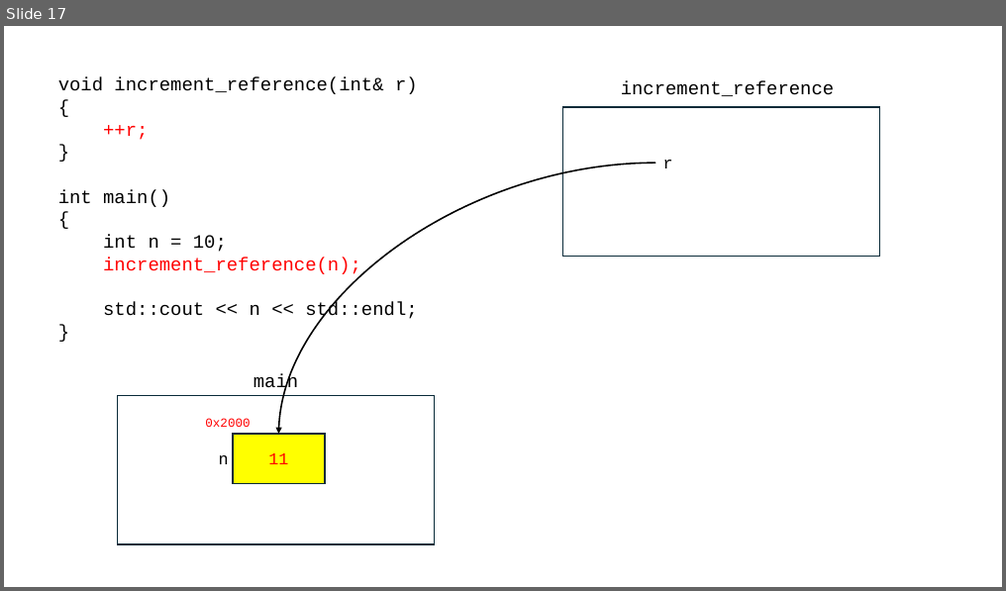
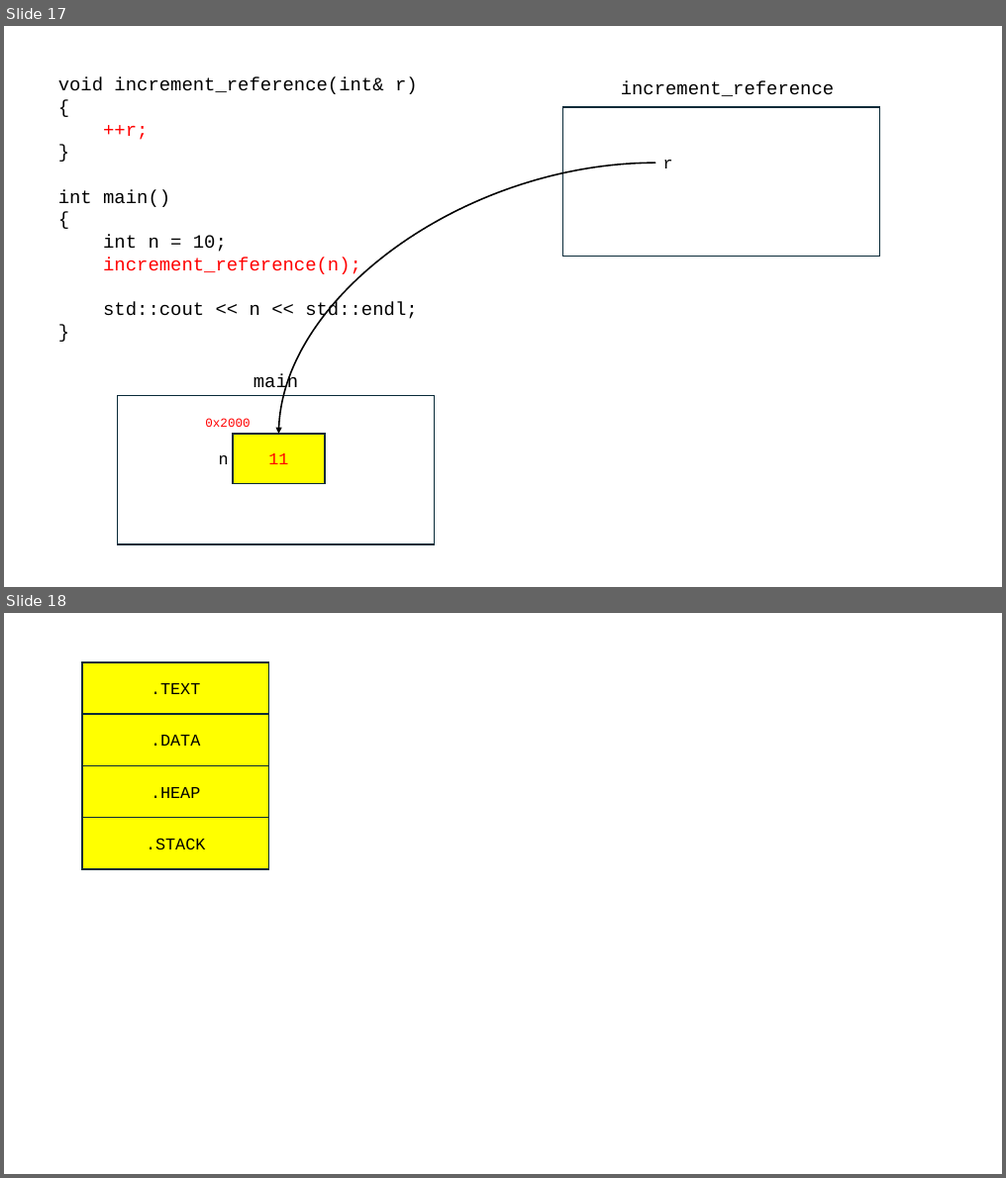
Before and after one commit to yoondev-classroom/cpp_240708, a slide deck: cpp_240708.pptx. Shown one above the other, each under a label of ours: slide 17 before the commit, slides 17 and 18 after it. The pictures are 1006x591 and 1006x1178 pixels, drawn with LibreOffice and Linux fonts; fonts in the diff are those of the drawing. Boxes give left, top, right and bottom in pixels: in the first picture for what was removed or moved away, otherwise in the second. Text is boxed around its words. In the diff, an @@ line names an element or a change of style, - is before the commit and + after.

```diff
--- a/cpp_240708.pptx
+++ b/cpp_240708.pptx
@@ slide 18 added at (x1=4, y1=613, x2=1002, y2=1174), background #FFFFFF @@
@@ rectangle added at (x1=82, y1=663, x2=269, y2=714), fill #FFFF00, outline #092A39 1.5 pt, 16 pt, text #000000 @@
+.TEXT
@@ rectangle added at (x1=82, y1=714, x2=269, y2=765), fill #FFFF00, outline #092A39 1.5 pt, 16 pt, text #000000 @@
+.DATA
@@ rectangle added at (x1=82, y1=765, x2=269, y2=817), fill #FFFF00, outline #092A39 1.5 pt, 16 pt, text #000000 @@
+.HEAP
@@ rectangle added at (x1=82, y1=817, x2=269, y2=869), fill #FFFF00, outline #092A39 1.5 pt, 16 pt, text #000000 @@
+.STACK
```
Also in this commit, not shown: 1 other slide added, 2 other files.
